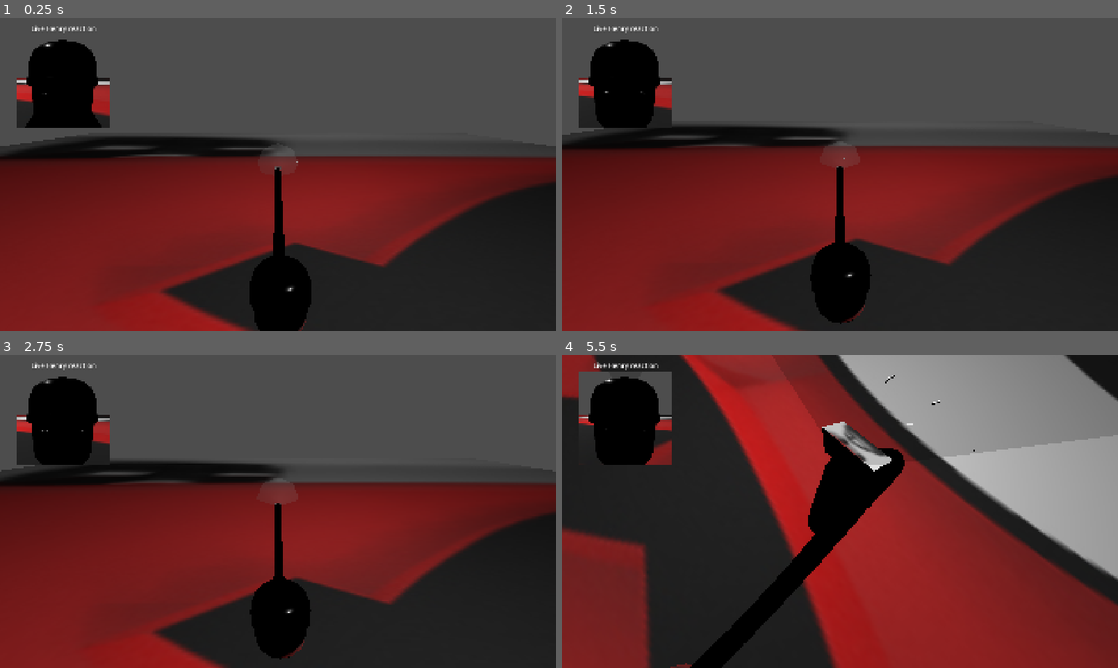
Above: before the commit, frames 1-4 (two rows, left to right).
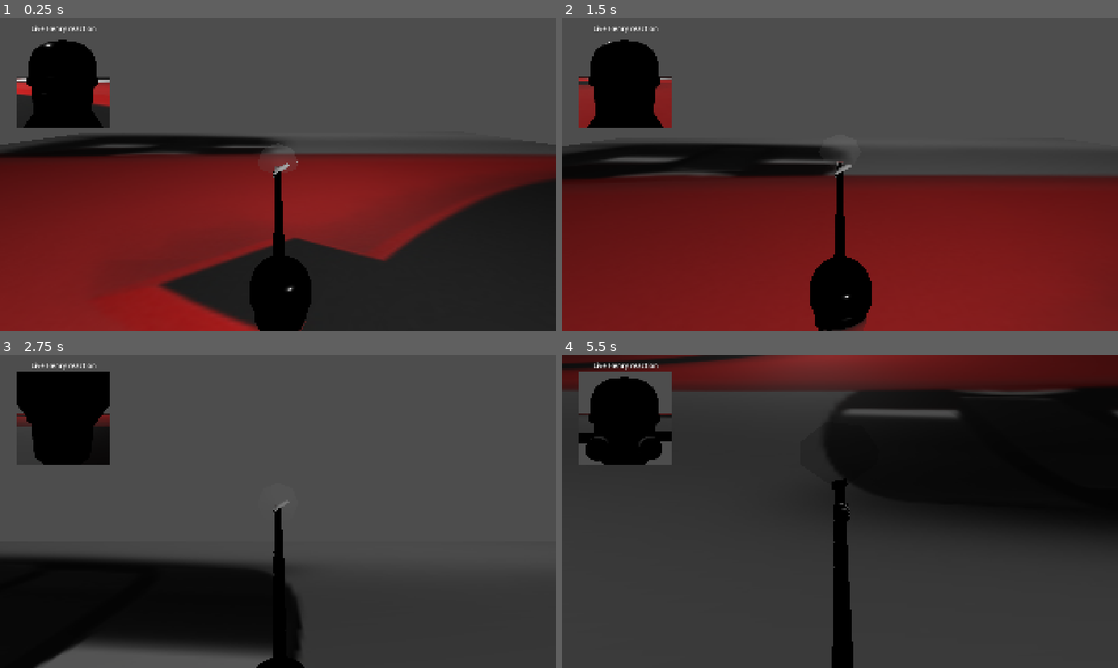
Above: after the commit, the same moments.

Repository: AleksGameJam/game-jam-2026
Game: Godot game, scene res://scenes/sucker.tscn
The game is run twice, just before and just after one commit, with the same random seed, the same clock (stepped at 60 frames per second) and the same inputs. This scene is started directly instead of the project's main scene. Sound files missing from this copy of the repository are replaced by a short silence.
Inputs:
- Up to frame 1 (0.25 s): no input
- Up to frame 2 (1.5 s): hold E (rotate_right) 0.53-1.28 s; hold Space (turbo_mode, bound only after the commit) 0.53-1.28 s; hold Down (ui_down) from 1.28 s (still down); tap Space (turbo_mode, bound only after the commit) at 1.35 s
- Up to frame 3 (2.75 s): release Down (ui_down) at 2.03 s; hold E (rotate_right) from 2.03 s (still down); hold Space (turbo_mode, bound only after the commit) from 2.03 s (still down)
- Up to frame 4 (5.5 s): release E (rotate_right) at 2.78 s; release Space (turbo_mode, bound only after the commit) at 2.78 s; hold Up (ui_up) 2.78-3.53 s; tap Space (turbo_mode, bound only after the commit) at 2.85, 4.35 s; hold Space (turbo_mode, bound only after the commit) 3.53-4.28 s; hold Q (rotate_left) 3.53-5.03 s; hold Down (ui_down) from 5.03 s (still down); hold Space (turbo_mode, bound only after the commit) from 5.03 s (still down)

The runs differ from the first frame. In frame 1, 3.3% of the frame differs, in the area x 0-100%, y 8-100%; in frame 2, 38%; in frame 3, 50%; in frame 4, 77%, in the area x 0-100%, y 0-100%.

Commit message:
hand

Diff:
--- a/project.godot
+++ b/project.godot
@@ -28,6 +28,38 @@
 
 [input]
 
+ui_left={
+"deadzone": 0.5,
+"events": [Object(InputEventKey,"resource_local_to_scene":false,"resource_name":"","device":16,"window_id":0,"alt_pressed":false,"shift_pressed":false,"ctrl_pressed":false,"meta_pressed":false,"pressed":false,"keycode":4194319,"physical_keycode":0,"key_label":0,"unicode":0,"location":0,"echo":false,"script":null)
+, Object(InputEventJoypadButton,"resource_local_to_scene":false,"resource_name":"","device":-1,"button_index":13,"pressure":0.0,"pressed":false,"script":null)
+, Object(InputEventJoypadMotion,"resource_local_to_scene":false,"resource_name":"","device":-1,"axis":0,"axis_value":-1.0,"script":null)
+, Object(InputEventKey,"resource_local_to_scene":false,"resource_name":"","device":-1,"window_id":0,"alt_pressed":false,"shift_pressed":false,"ctrl_pressed":false,"meta_pressed":false,"pressed":false,"keycode":0,"physical_keycode":65,"key_label":0,"unicode":97,"location":0,"echo":false,"script":null)
+]
+}
+ui_right={
+"deadzone": 0.5,
+"events": [Object(InputEventKey,"resource_local_to_scene":false,"resource_name":"","device":16,"window_id":0,"alt_pressed":false,"shift_pressed":false,"ctrl_pressed":false,"meta_pressed":false,"pressed":false,"keycode":4194321,"physical_keycode":0,"key_label":0,"unicode":0,"location":0,"echo":false,"script":null)
+, Object(InputEventJoypadButton,"resource_local_to_scene":false,"resource_name":"","device":-1,"button_index":14,"pressure":0.0,"pressed":false,"script":null)
+, Object(InputEventJoypadMotion,"resource_local_to_scene":false,"resource_name":"","device":-1,"axis":0,"axis_value":1.0,"script":null)
+, Object(InputEventKey,"resource_local_to_scene":false,"resource_name":"","device":-1,"window_id":0,"alt_pressed":false,"shift_pressed":false,"ctrl_pressed":false,"meta_pressed":false,"pressed":false,"keycode":0,"physical_keycode":68,"key_label":0,"unicode":100,"location":0,"echo":false,"script":null)
+]
+}
+ui_up={
+"deadzone": 0.5,
+"events": [Object(InputEventKey,"resource_local_to_scene":false,"resource_name":"","device":16,"window_id":0,"alt_pressed":false,"shift_pressed":false,"ctrl_pressed":false,"meta_pressed":false,"pressed":false,"keycode":4194320,"physical_keycode":0,"key_label":0,"unicode":0,"location":0,"echo":false,"script":null)
+, Object(InputEventJoypadButton,"resource_local_to_scene":false,"resource_name":"","device":-1,"button_index":11,"pressure":0.0,"pressed":false,"script":null)
+, Object(InputEventJoypadMotion,"resource_local_to_scene":false,"resource_name":"","device":-1,"axis":1,"axis_value":-1.0,"script":null)
+, Object(InputEventKey,"resource_local_to_scene":false,"resource_name":"","device":-1,"window_id":0,"alt_pressed":false,"shift_pressed":false,"ctrl_pressed":false,"meta_pressed":false,"pressed":false,"keycode":0,"physical_keycode":87,"key_label":0,"unicode":119,"location":0,"echo":false,"script":null)
+]
+}
+ui_down={
+"deadzone": 0.5,
+"events": [Object(InputEventKey,"resource_local_to_scene":false,"resource_name":"","device":16,"window_id":0,"alt_pressed":false,"shift_pressed":false,"ctrl_pressed":false,"meta_pressed":false,"pressed":false,"keycode":4194322,"physical_keycode":0,"key_label":0,"unicode":0,"location":0,"echo":false,"script":null)
+, Object(InputEventJoypadButton,"resource_local_to_scene":false,"resource_name":"","device":-1,"button_index":12,"pressure":0.0,"pressed":false,"script":null)
+, Object(InputEventJoypadMotion,"resource_local_to_scene":false,"resource_name":"","device":-1,"axis":1,"axis_value":1.0,"script":null)
+, Object(InputEventKey,"resource_local_to_scene":false,"resource_name":"","device":-1,"window_id":0,"alt_pressed":false,"shift_pressed":false,"ctrl_pressed":false,"meta_pressed":false,"pressed":false,"keycode":0,"physical_keycode":83,"key_label":0,"unicode":115,"location":0,"echo":false,"script":null)
+]
+}
 rotate_left={
 "deadzone": 0.2,
 "events": [Object(InputEventKey,"resource_local_to_scene":false,"resource_name":"","device":-1,"window_id":0,"alt_press …(192 unchanged characters)…
@@ -36,6 +68,11 @@
 rotate_right={
 "deadzone": 0.2,
 "events": [Object(InputEventKey,"resource_local_to_scene":false,"resource_name":"","device":-1,"window_id":0,"alt_press …(192 unchanged characters)…
+]
+}
+turbo_mode={
+"deadzone": 0.2,
+"events": [Object(InputEventKey,"resource_local_to_scene":false,"resource_name":"","device":-1,"window_id":0,"alt_pressed":false,"shift_pressed":false,"ctrl_pressed":false,"meta_pressed":false,"pressed":false,"keycode":0,"physical_keycode":32,"key_label":0,"unicode":32,"location":0,"echo":false,"script":null)
 ]
 }
 
--- a/scenes/pivot_script.gd
+++ b/scenes/pivot_script.gd
@@ -12,11 +12,6 @@
 
 	#var angle = camera.global_position.signed_angle_to(handle.global_position, Vector3.UP)
 	var angle = handle.global_position.signed_angle_to(camera.global_position, Vector3.UP)
-	#global_position.signed_angle_to()
-	print_debug(angle)
-	print_debug(" - ")
-	print_debug(rotation.y)
 
-	#look_at(handle.position, Vector3.UP)
 	rotation.y = move_toward(rotation.y, angle, delta);
 	pass
--- a/scenes/player.tscn
+++ b/scenes/player.tscn
@@ -8,6 +8,7 @@
 [ext_resource type="PackedScene" uid="uid://bk1ldkuglakh4" path="res://player_nozzle/player_nozzle.tscn" id="5_qlg0r"]
 [ext_resource type="Script" uid="uid://qjqmryfbkesl" path="res://scripts/camera_script.gd" id="7_fjrip"]
 [ext_resource type="Script" uid="uid://dfq0f5uyyj1ld" path="res://scenes/pivot_script.gd" id="7_smehm"]
+[ext_resource type="PackedScene" uid="uid://c2jpcnmewe5kw" path="res://player_nozzle/Hand.glb" id="9_ur7pv"]
 
 [sub_resource type="PhysicsMaterial" id="PhysicsMaterial_tuyoq"]
 friction = 0.25
@@ -63,7 +64,6 @@
 [node name="RigidBody3D" type="RigidBody3D" parent="." unique_id=1205051440]
 transform = Transform3D(1, -1.4901161e-08, 0, 1.3013495e-11, 0.00087332085, 0.99999946, -1.4901153e-08, -0.99999946, 0.00087332085, 0, 0, 9.391067)
 axis_lock_linear_y = true
-axis_lock_angular_y = true
 mass = 0.8
 gravity_scale = 0.8
 script = ExtResource("2_hqtel")
@@ -85,7 +85,6 @@
 
 [node name="RigidBody3D2" type="RigidBody3D" parent="." unique_id=1620950329]
 transform = Transform3D(1, -1.4901161e-08, 0, 1.3013495e-11, 0.00087332085, 0.99999946, -1.4901153e-08, -0.99999946, 0.00087332085, 0, 0, 7.391068)
-axis_lock_angular_y = true
 mass = 0.8
 gravity_scale = 0.8
 
@@ -106,7 +105,6 @@
 
 [node name="RigidBody3D3" type="RigidBody3D" parent="." unique_id=1360901744]
 transform = Transform3D(1, -1.4901161e-08, 0, 1.3013495e-11, 0.00087332085, 0.99999946, -1.4901153e-08, -0.99999946, 0.00087332085, 0, 0, 5.3910694)
-axis_lock_angular_y = true
 mass = 0.8
 gravity_scale = 0.8
 
@@ -127,7 +125,6 @@
 
 [node name="RigidBody3D4" type="RigidBody3D" parent="." unique_id=189693018]
 transform = Transform3D(1, -1.4901161e-08, 0, 1.3013495e-11, 0.00087332085, 0.99999946, -1.4901153e-08, -0.99999946, 0.00087332085, 0, 0, 3.3910706)
-axis_lock_angular_y = true
 mass = 0.8
 gravity_scale = 0.8
 
@@ -148,7 +145,6 @@
 
 [node name="RigidBody3D5" type="RigidBody3D" parent="." unique_id=1514127660]
 transform = Transform3D(1, -1.4901161e-08, 0, 1.3013495e-11, 0.00087332085, 0.99999946, -1.4901153e-08, -0.99999946, 0.00087332085, 0, 0, 1.3910719)
-axis_lock_angular_y = true
 mass = 0.8
 gravity_scale = 0.8
 
@@ -169,7 +165,6 @@
 
 [node name="da rokas zone (rigid)" type="RigidBody3D" parent="." unique_id=2128512173]
 transform = Transform3D(1, -1.4901161e-08, 0, 1.3013495e-11, 0.00087332085, 0.99999946, -1.4901153e-08, -0.99999946, 0.00087332085, 0, 0, -0.60892713)
-axis_lock_angular_y = true
 mass = 0.8
 gravity_scale = 0.4
 
@@ -189,7 +184,6 @@
 
 [node name="RigidBody3D7" type="RigidBody3D" parent="." unique_id=283668078]
 transform = Transform3D(1, -1.4901161e-08, 0, 1.3013495e-11, 0.00087332085, 0.99999946, -1.4901153e-08, -0.99999946, 0.00087332085, 0, 0, -2.608926)
-axis_lock_angular_y = true
 mass = 0.8
 gravity_scale = 0.4
 
@@ -209,7 +203,6 @@
 
 [node name="RigidBody3D8" type="RigidBody3D" parent="." unique_id=1849929235]
 transform = Transform3D(1, -1.4901161e-08, 0, 1.3013495e-11, 0.00087332085, 0.99999946, -1.4901153e-08, -0.99999946, 0.00087332085, 0, 0, -4.6089253)
-axis_lock_angular_y = true
 mass = 0.8
 gravity_scale = 0.4
 
@@ -229,7 +222,6 @@
 
 [node name="RigidBody3D9" type="RigidBody3D" parent="." unique_id=1216813995]
 transform = Transform3D(1, -1.4901161e-08, 0, 1.3013495e-11, 0.00087332085, 0.99999946, -1.4901153e-08, -0.99999946, 0.00087332085, 0, 0, -6.6089234)
-axis_lock_angular_y = true
 mass = 0.8
 gravity_scale = 0.4
 
@@ -249,7 +241,6 @@
 
 [node name="RigidBody3D10" type="RigidBody3D" parent="." unique_id=488491782]
 transform = Transform3D(1, -1.4901161e-08, 0, 1.3013495e-11, 0.00087332085, 0.99999946, -1.4901153e-08, -0.99999946, 0.00087332085, 0, 0, -8.608923)
-axis_lock_angular_y = true
 mass = 0.8
 gravity_scale = 0.4
 
@@ -269,7 +260,6 @@
 
 [node name="RigidBody3D11" type="RigidBody3D" parent="." unique_id=1889079113]
 transform = Transform3D(1, -1.4901161e-08, 0, 1.3013495e-11, 0.00087332085, 0.99999946, -1.4901153e-08, -0.99999946, 0.00087332085, 0, 0, -10.608922)
-axis_lock_angular_y = true
 mass = 0.8
 gravity_scale = 0.4
 
@@ -327,6 +317,9 @@
 exclude_nodes_from_collision = false
 swing_span = 0.5235988
 twist_span = 4.712389
+
+[node name="Hand" parent="da handle" unique_id=472729390 instance=ExtResource("9_ur7pv")]
+transform = Transform3D(-0.027335027, -0.34714618, 0.66426075, 0.74935293, 0.00058059674, 0.0311401, -0.014927775, 0.66482246, 0.3468255, 1.0150019, -0.05170536, 1.2950044)
 
 [node name="da snoot" type="RigidBody3D" parent="." unique_id=63068322]
 transform = Transform3D(1, -1.4901155e-08, 0, 1.3014378e-11, 0.0008733206, 0.9999992, -1.4901149e-08, -0.9999992, 0.0008733206, 0, 0, -16.608915)
--- a/scenes/sucker.tscn
+++ b/scenes/sucker.tscn
@@ -14,7 +14,7 @@
 [node name="Node3D" type="Node3D" unique_id=1413007745]
 
 [node name="da snabel zone" parent="." unique_id=2057323852 instance=ExtResource("1_t6l7b")]
-transform = Transform3D(1, 0, 0, 0, 0.9999998, 0, 0, 0, 0.9999998, 0, 0.66495633, -10.728748)
+transform = Transform3D(1, 0, 0, 0, 0.9999998, 0, 0, 0, 0.9999998, 0.035622597, -0.0065731257, -10.733406)
 
 [node name="StaticBody3D" type="StaticBody3D" parent="." unique_id=2034095861]
 transform = Transform3D(1, 0, 0, 0, 1, 0, 0, 0, 1, 0, -2, 0)
--- a/scripts/da_snabel_zone.gd
+++ b/scripts/da_snabel_zone.gd
@@ -8,9 +8,9 @@
 # Called every frame. 'delta' is the elapsed time since the previous frame.
 func _process(delta: float) -> void:
 	if Input.is_action_pressed("rotate_left"):
-		apply_torque(Vector3(0, 2, 0))
+		apply_torque(Vector3(2, 0, 0))
 		#rotation.y = rotation.y + 0.001
 	if Input.is_action_pressed("rotate_right"):
-		apply_torque(Vector3(0, -2, 0))
+		apply_torque(Vector3(-2, 0, 0))
 		#rotation.y = rotation.y - 0.001
 	pass
--- a/scripts/suckscript.gd
+++ b/scripts/suckscript.gd
@@ -2,7 +2,7 @@
 
 var liftForce = -30
 
-var baseSuckForce = 20;
+var baseSuckForce = 50;
 var suckForce = baseSuckForce
 
 var upDog = Vector3.UP
